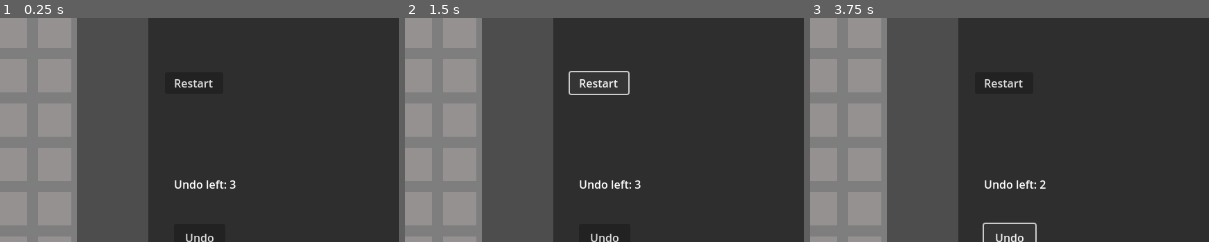
Above: before the commit, frames 1-3 (left to right).
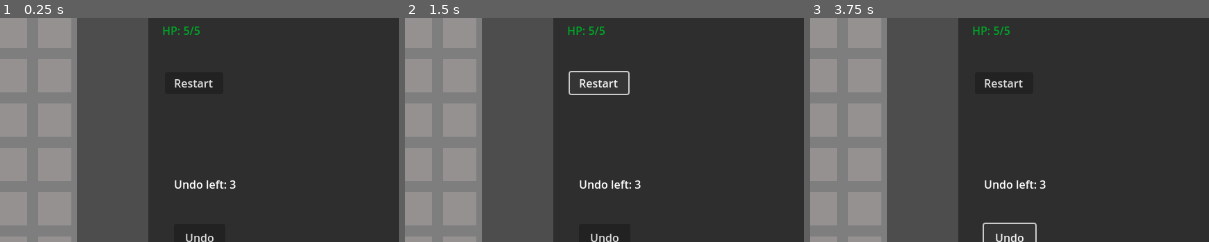
Above: after the commit, the same moments.

Repository: RevanVI/Minesweeper
Game: Godot game, scene res://scenes/minesweep_prototype.tscn
Same seed, same stepped clock (60 frames per second), same inputs: the game is played once before the commit and once after it.
Inputs:
- Up to frame 1 (0.25 s): no input
- Up to frame 2 (1.5 s): click "Undo" at 0.5 s; click "Restart" at 1.25 s
- Up to frame 3 (3.75 s): click "Restart" at 2 s; click "Restart" at 2.75 s; click "Undo" at 3.5 s
The pictures show only the part of the screen within x 46-96%, y 21-71%; the shares and areas given below are measured in that part.

The runs differ from the first frame. In frame 1, 0.2% of the frame differs, in the area x 40-51%, y 3-8%; in frame 2, 0.2%; in frame 3, 0.2%, in the area x 40-60%, y 3-77%.

Commit message:
Add character script with basic HP system Add damage UI animation and hp ui

Diff:
--- a/scenes/minesweep_prototype.tscn
+++ b/scenes/minesweep_prototype.tscn
@@ -11,6 +11,8 @@
 [ext_resource type="PackedScene" uid="uid://c705yxfwgmkyv" path="res://scenes/enemies/bomb_1.tscn" id="6_e5u5o"]
 [ext_resource type="Script" uid="uid://c3yjrgdrsgkf" path="res://scripts/gui/undo_gui_anim.gd" id="7_qa7br"]
 [ext_resource type="Script" uid="uid://bdeo4vni1gdc" path="res://scripts/gui/end_game.gd" id="11_7tfgl"]
+[ext_resource type="Script" uid="uid://dke2kkyjjw8yj" path="res://scripts/gui/damage_gui_anim.gd" id="12_64nls"]
+[ext_resource type="Script" uid="uid://pv3c0svgtldo" path="res://scripts/game_logic/character.gd" id="12_bgk73"]
 
 [sub_resource type="Resource" id="Resource_e5u5o"]
 script = ExtResource("5_b7mkg")
@@ -35,6 +37,16 @@
 [sub_resource type="NoiseTexture2D" id="NoiseTexture2D_qa7br"]
 noise = SubResource("FastNoiseLite_xgl0c")
 
+[sub_resource type="Gradient" id="Gradient_hj7kk"]
+offsets = PackedFloat32Array(0.56338, 0.741784, 1)
+colors = PackedColorArray(0, 0, 0, 0, 0.52809, 0.52809, 0.52809, 0.52809, 1, 1, 1, 1)
+
+[sub_resource type="GradientTexture2D" id="GradientTexture2D_s0lrd"]
+gradient = SubResource("Gradient_hj7kk")
+fill = 1
+fill_from = Vector2(0.5, 0.5)
+fill_to = Vector2(1, 1)
+
 [node name="MinesweepPrototype" type="Node2D"]
 
 [node name="Map" type="Node2D" parent="."]
@@ -64,6 +76,10 @@
 script = ExtResource("5_xgl0c")
 metadata/_custom_type_script = "uid://b8ri86hixsvvn"
 
+[node name="Character" type="Node2D" parent="." groups=["Character"]]
+script = ExtResource("12_bgk73")
+metadata/_custom_type_script = "uid://pv3c0svgtldo"
+
 [node name="BattleTimer" type="Timer" parent="."]
 
 [node name="CanvasLayer" type="CanvasLayer" parent="."]
@@ -75,6 +91,8 @@
 anchor_bottom = 1.0
 offset_right = -0.1521
 script = ExtResource("5_85huv")
+hp_color = Color(0, 0.654112, 0.156891, 1)
+hp_color_low = Color(0.605145, 0, 0.0256904, 1)
 
 [node name="Panel" type="Panel" parent="CanvasLayer/Control"]
 layout_mode = 1
@@ -134,6 +152,14 @@
 offset_bottom = 472.0
 text = "Undo"
 
+[node name="HpLabel" type="Label" parent="CanvasLayer/Control/Panel"]
+layout_mode = 0
+offset_left = 19.96
+offset_top = 142.0
+offset_right = 59.96
+offset_bottom = 165.0
+text = "HP: "
+
 [node name="Control2" type="Control" parent="CanvasLayer"]
 layout_mode = 3
 anchor_right = 0.645
@@ -153,6 +179,19 @@
 texture = SubResource("NoiseTexture2D_qa7br")
 stretch_mode = 1
 script = ExtResource("7_qa7br")
+
+[node name="DamageTex" type="TextureRect" parent="CanvasLayer/Control2"]
+visible = false
+self_modulate = Color(0.847059, 0.231373, 0.168627, 0.419608)
+layout_mode = 1
+anchors_preset = 15
+anchor_right = 1.0
+anchor_bottom = 1.0
+offset_right = 1.95996
+grow_horizontal = 2
+grow_vertical = 2
+texture = SubResource("GradientTexture2D_s0lrd")
+script = ExtResource("12_64nls")
 
 [node name="GameLoop" type="Control" parent="CanvasLayer"]
 layout_mode = 3
@@ -264,6 +303,7 @@
 
 [connection signal="undo_ended" from="GameManager/TurnQueue" to="CanvasLayer/Control2/UndoTex" method="stop_anim"]
 [connection signal="undo_started" from="GameManager/TurnQueue" to="CanvasLayer/Control2/UndoTex" method="start_anim"]
+[connection signal="damaged" from="Character" to="CanvasLayer/Control2/DamageTex" method="_on_character_damaged"]
 [connection signal="timeout" from="BattleTimer" to="GameManager" method="_on_battle_timer_timeout"]
 [connection signal="pressed" from="CanvasLayer/Control/Panel/Button" to="CanvasLayer/Control" method="_on_button_pressed"]
 [connection signal="pressed" from="CanvasLayer/Control/Panel/UndoButton" to="CanvasLayer/Control" method="_on_undo_button_pressed"]
--- /dev/null
+++ b/scripts/game_logic/character.gd
@@ -0,0 +1,31 @@
+class_name Character
+extends Node2D
+
+signal hp_changed(hp: int, max_hp: int)
+signal damaged()
+signal died()
+
+
+var _max_hp: int = 5
+var _hp: int = 5
+
+
+func take_damage(damage: int) -> void:
+	_hp -= damage
+	hp_changed.emit(_hp, _max_hp)
+	damaged.emit()
+	print("Character: damage taken " + str(damage))
+	if _hp <= 0:
+		died.emit()
+
+
+func restore_hp(amount: int) -> void:
+	_hp += amount
+	_hp = min(_hp, _max_hp)
+	print("Character: hp restored" + str(amount))
+	hp_changed.emit(_hp, _max_hp)
+
+
+func reset() -> void:
+	_hp = _max_hp
+	hp_changed.emit(_hp, _max_hp)
--- a/scripts/game_logic/commands/enemy_entered_command.gd
+++ b/scripts/game_logic/commands/enemy_entered_command.gd
@@ -1,20 +1,21 @@
 class_name EnemyEnteredCommand
 extends Command
 
+var _character: Character
 var _enemy: Enemy
 var _damage: int
 
 
-func _init(enemy: Enemy) -> void:
+func _init(character: Character, enemy: Enemy) -> void:
 	super()
+	_character = character
 	_enemy = enemy
 
 
 func _execute() -> void:
-	#map.mark_cell(mark_pos)
 	_damage = _enemy.get_damage()
-	print("Damage taken: "  + str(_damage))
+	_character.take_damage(_damage)
 
 
 func _undo() -> void:
-	print("Damage returned: " + str(_damage))
+	_character.restore_hp(_damage)
--- a/scripts/game_logic/commands/turn_queue.gd
+++ b/scripts/game_logic/commands/turn_queue.gd
@@ -66,3 +66,9 @@
 	turn_queue.resize(current_turn)
 	is_turn_processing = false
 	undo_ended.emit()
+
+
+func is_undo_possible() -> bool:
+	if turn_queue.size() > 0 || turn_commands.size() > 0:
+		return true
+	return false
--- a/scripts/game_logic/game_manager.gd
+++ b/scripts/game_logic/game_manager.gd
@@ -29,13 +29,13 @@
 var undo_count: int = 3
 var battle_time: int = 0
 var game_state: GameState
-var hp: int = 5
 
 
 @onready var map: Map = $"../Map"
 @onready var map_generator: MapGenerator = $"../MapGenerator"
 @onready var battle_timer: Timer = $"../BattleTimer"
 @onready var turn_queue: TurnQueue = $TurnQueue
+@onready var character: Character = $"../Character"
 
 
 func _ready():
@@ -43,6 +43,7 @@
 	map.size = map_size
 	map.cell_marked.connect(_on_cell_marked)
 	map.cell_opened.connect(_on_cell_opened)
+	character.died.connect(_on_character_died)
 	restart()
 
 
@@ -134,15 +135,8 @@
 
 func _on_cell_opened(cell_type: Map.CellType, opened_obj: Node = null) -> void:
 	if cell_type == Map.CellType.ENEMY:
-		#var command = EnemyEnteredCommand.new(opened_obj as Enemy)
-		#turn_queue.add_command(command)
-		hp = -1
-		if hp <= 0:
-			change_game_state(GameState.GAME_OVER)
-			var command = GameOverCommand.new()
-			command.undo_callback = Callable(self, "revert_game_over")
-			turn_queue.add_command(command)
-			level_lost.emit()
+		var command = EnemyEnteredCommand.new(character, opened_obj as Enemy)
+		turn_queue.add_command(command)
 	else:
 		check_board_cleared()
 
@@ -151,8 +145,16 @@
 	turn_changed.emit(turn)
 
 
+func _on_character_died():
+	change_game_state(GameState.GAME_OVER)
+	var command = GameOverCommand.new()
+	command.undo_callback = Callable(self, "revert_game_over")
+	turn_queue.add_command(command)
+	level_lost.emit()
+
+
 func undo() -> void:
-	if undo_count > 0:
+	if undo_count > 0 && turn_queue.is_undo_possible():
 		undo_count -= 1
 		undo_count_changed.emit(undo_count)
 		turn_queue.undo(1)
--- a/scripts/gui/battle.gd
+++ b/scripts/gui/battle.gd
@@ -1,15 +1,20 @@
 extends Control
 
 
+@export var hp_color: Color
+@export var hp_color_low: Color
+
+
 var game_manager: GameManager
+var low_hp_limit: float = 0.5
 
 
 @onready var time_label: Label = $Panel/TimeLabel
 @onready var turn_label: Label = $Panel/TurnLabel
 @onready var mark_label: Label = $Panel/MarkLabel
 @onready var undo_label: Label = $Panel/UndoLabel
-
 @onready var undo_button: Button = $Panel/UndoButton
+@onready var hp_label: Label = $Panel/HpLabel
 
 
 func _ready() -> void:
@@ -18,10 +23,12 @@
 	game_manager.mark_count_changed.connect(update_mark)
 	game_manager.turn_changed.connect(update_turn)
 	game_manager.undo_count_changed.connect(update_undo_count)
+	game_manager.character.hp_changed.connect(update_hp)
 
 	update_time(game_manager.battle_time)
 	update_mark(game_manager.mark_count)
 	update_undo_count(game_manager.undo_count)
+	update_hp(game_manager.character._hp, game_manager.character._max_hp)
 
 
 func update_time(time: int) -> void:
@@ -34,6 +41,12 @@
 
 func update_turn(turn_count: int) -> void:
 	turn_label.text = "Turn: " + str(turn_count)
+
+
+func update_hp(hp: int, max_hp: int) -> void:
+	var color = hp_color if hp > max_hp * low_hp_limit else hp_color_low
+	hp_label.text = "HP: " + str(hp) + "/" + str(max_hp)
+	hp_label.self_modulate = color
 
 
 func update_undo_count(undo_count: int) -> void:
--- /dev/null
+++ b/scripts/gui/damage_gui_anim.gd
@@ -0,0 +1,29 @@
+extends TextureRect
+
+
+var _color: Color
+
+
+func _ready() -> void:
+	visible = true
+
+	_color = self_modulate
+	var start_color = _color
+	start_color.a = 0
+	self_modulate = start_color
+
+
+func start_anim() -> void:
+	var start_color = _color
+	start_color.a = 0
+	self_modulate = start_color
+
+	var tween = create_tween()
+	tween.set_parallel(false)
+	tween.tween_property(self, "self_modulate", _color, 0.1)
+	tween.tween_property(self, "self_modulate", start_color, 0.1)
+	tween.play()
+
+
+func _on_character_damaged() -> void:
+	start_anim()
Not shown: 1 places in scenes/minesweep_prototype.tscn that only renumber resources
Not shown, added: scripts/game_logic/character.gd.uid
Not shown, added: scripts/gui/damage_gui_anim.gd.uid
